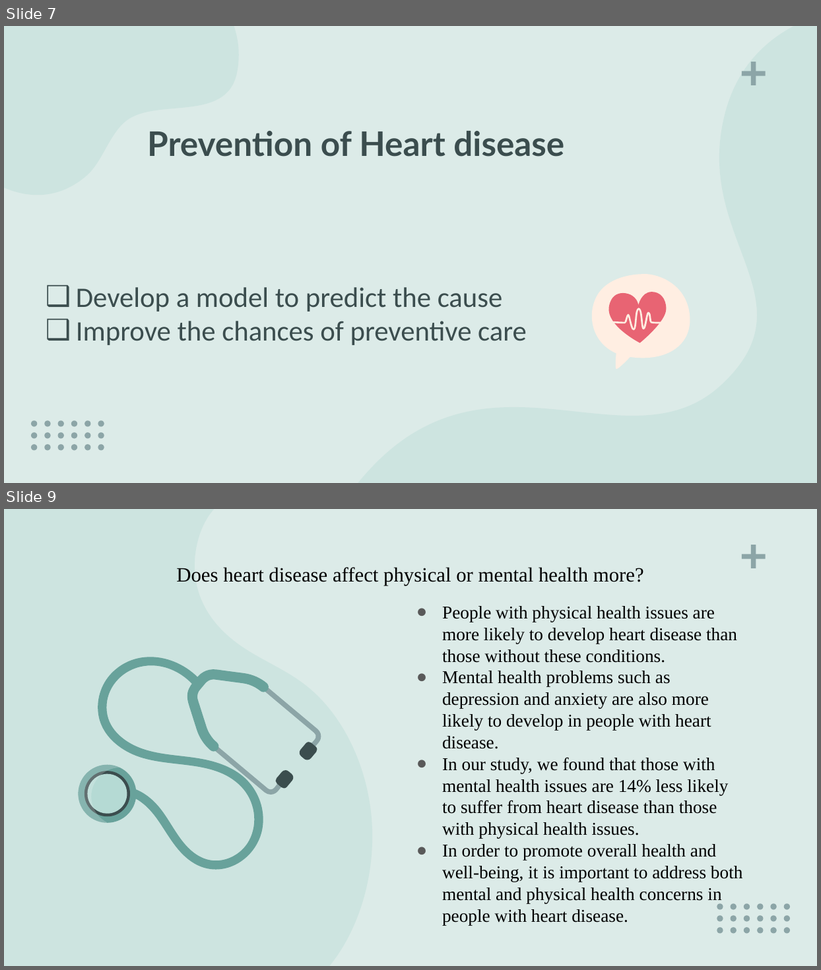
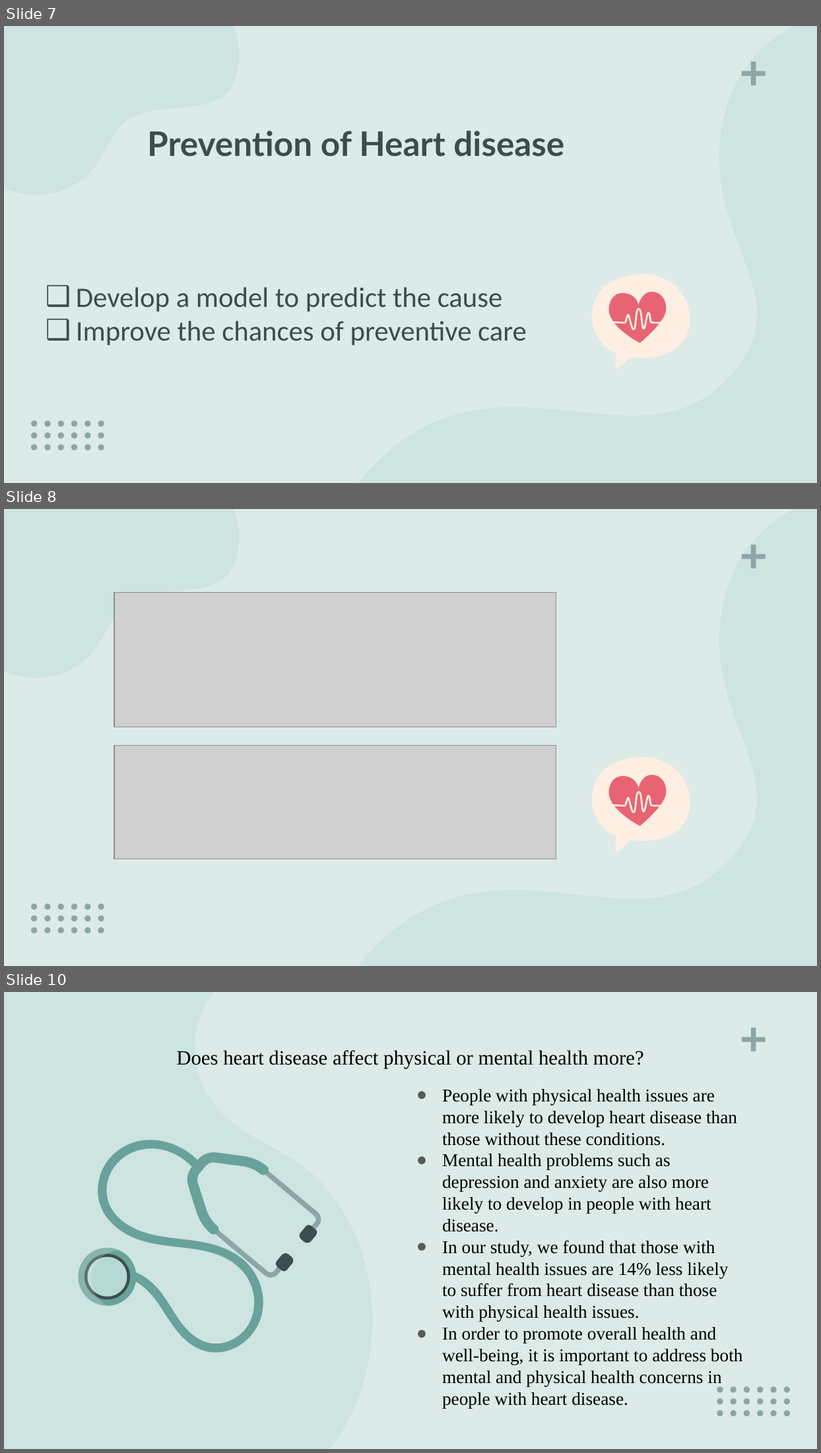
Before and after one commit to jm18443/Project-4, a slide deck: Project-4 Presentation.pptx. Shown one above the other, each under a label of ours: slides 7 and 9 before the commit, slides 7, 8 and 10 after it; the slides between them are not shown. The pictures are 821x970 and 821x1453 pixels, drawn with LibreOffice and Linux fonts; fonts in the diff are those of the drawing; grey boxes stand for pictures. Boxes give left, top, right and bottom in pixels: in the first picture for what was removed or moved away, otherwise in the second. Text is boxed around its words. In the diff, an @@ line names an element or a change of style, - is before the commit and + after.

```diff
--- a/Project-4 Presentation.pptx
+++ b/Project-4 Presentation.pptx
@@ slide 8 added at [4,509,817,966], background #DCEBE8; not listed: 21 template elements that a slide beside it also shows @@
@@ freeform shape added at [4,509,294,757], fill #B5DAD4 at 36% opacity @@
@@ picture added at [115,593,556,727] @@
@@ picture added at [115,746,556,859] @@
@@ freeform shape added at [587,757,694,852], fill #FFEEE2 @@
@@ freeform shape added at [606,775,666,826], fill #E86473 @@
@@ freeform shape added at [607,791,664,813], fill #FFEEE2 @@
@@ what was slide 9 is now slide 10 @@
```
Also in this commit, not shown: 2 slides changed.
